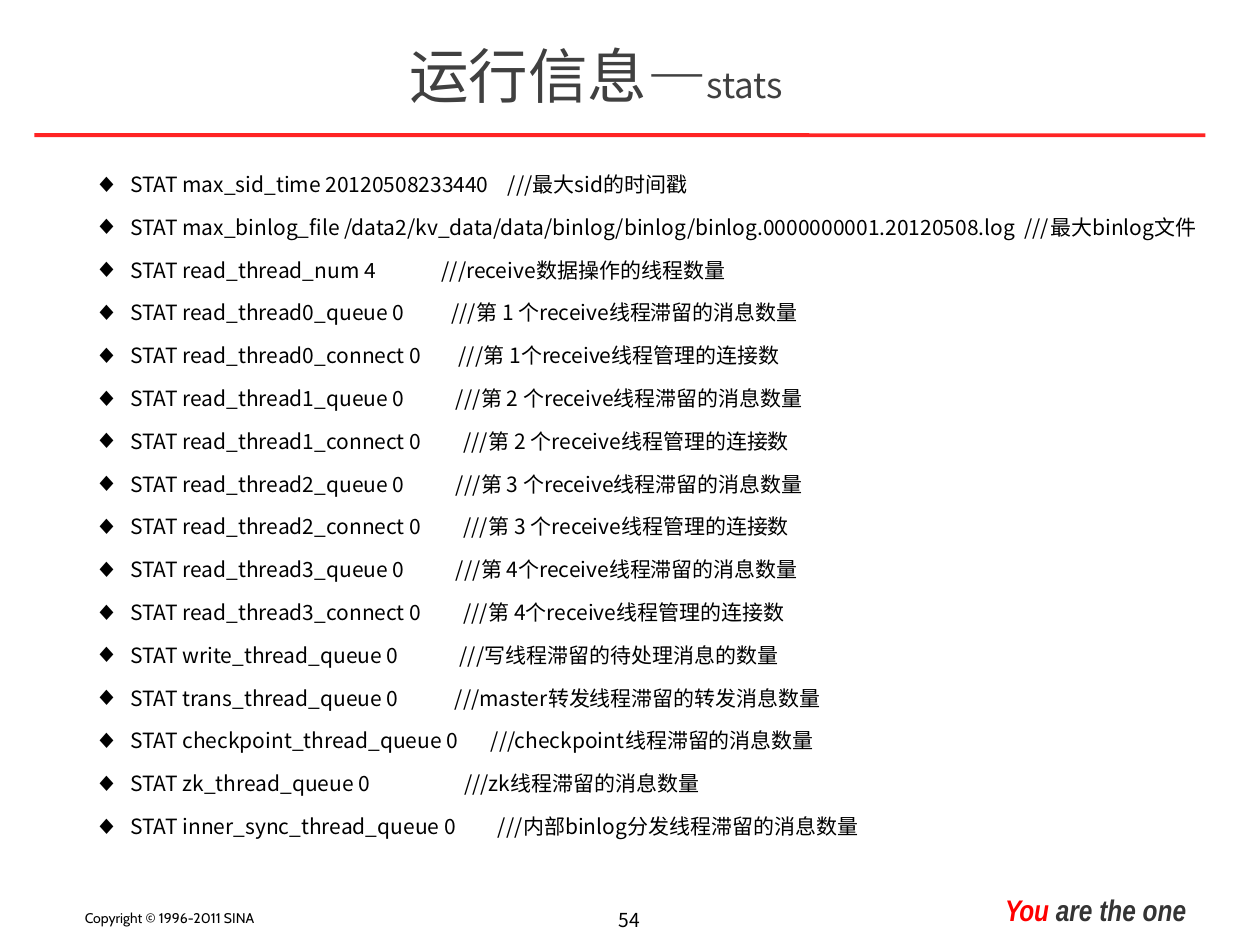
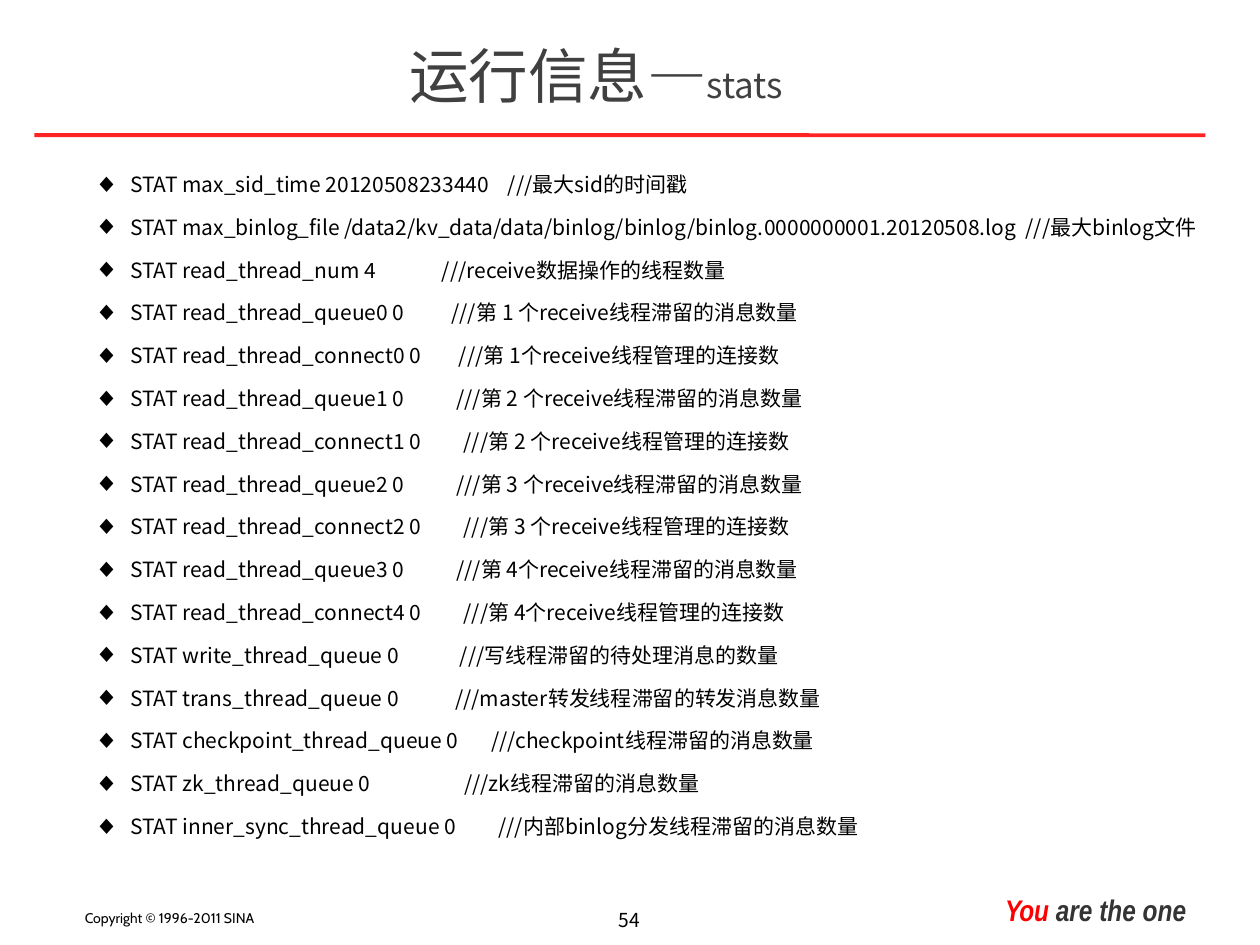
Before and after one commit to mbsky/cwx-kv, a slide deck: slide 54 of unistor/doc/unistor_introduce.ppt. Drawn at 1260x945 pixels with LibreOffice and Linux fonts; fonts in the diff are those of the drawing; background and template pictures are left out. Boxes give left, top, right and bottom in pixels: in the first picture for what was removed or moved away, otherwise in the second. Text is boxed around its words. In the diff, an @@ line names an element or a change of style, - is before the commit and + after.

```diff
--- a/unistor/doc/unistor_introduce.ppt
+++ b/unistor/doc/unistor_introduce.ppt
@@ text at (130,302,802,624): text changed @@
-    ◆ STAT read_thread0_queue 0 ///第 1 个receive线程滞留的消息数量
-    ◆ STAT read_thread0_connect 0 ///第 1个receive线程管理的连接数
-    ◆ STAT read_thread1_queue 0 ///第 2 个receive线程滞留的消息数量
-    ◆ STAT read_thread1_connect 0 ///第 2 个receive线程管理的连接数
-    ◆ STAT read_thread2_queue 0 ///第 3 个receive线程滞留的消息数量
-    ◆ STAT read_thread2_connect 0 ///第 3 个receive线程管理的连接数
-    ◆ STAT read_thread3_queue 0 ///第 4个receive线程滞留的消息数量
-    ◆ STAT read_thread3_connect 0 ///第 4个receive线程管理的连接数
+    ◆ STAT read_thread_queue0 0 ///第 1 个receive线程滞留的消息数量
+    ◆ STAT read_thread_connect0 0 ///第 1个receive线程管理的连接数
+    ◆ STAT read_thread_queue1 0 ///第 2 个receive线程滞留的消息数量
+    ◆ STAT read_thread_connect1 0 ///第 2 个receive线程管理的连接数
+    ◆ STAT read_thread_queue2 0 ///第 3 个receive线程滞留的消息数量
+    ◆ STAT read_thread_connect2 0 ///第 3 个receive线程管理的连接数
+    ◆ STAT read_thread_queue3 0 ///第 4个receive线程滞留的消息数量
+    ◆ STAT read_thread_connect4 0 ///第 4个receive线程管理的连接数
```
Also in this commit, not shown: 4 other slides changed, 33 other files.
